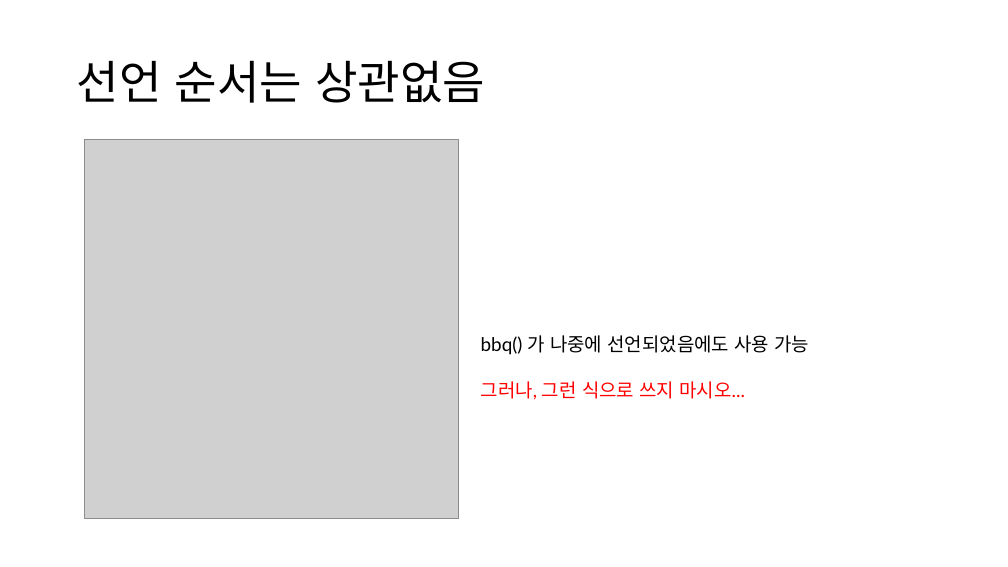
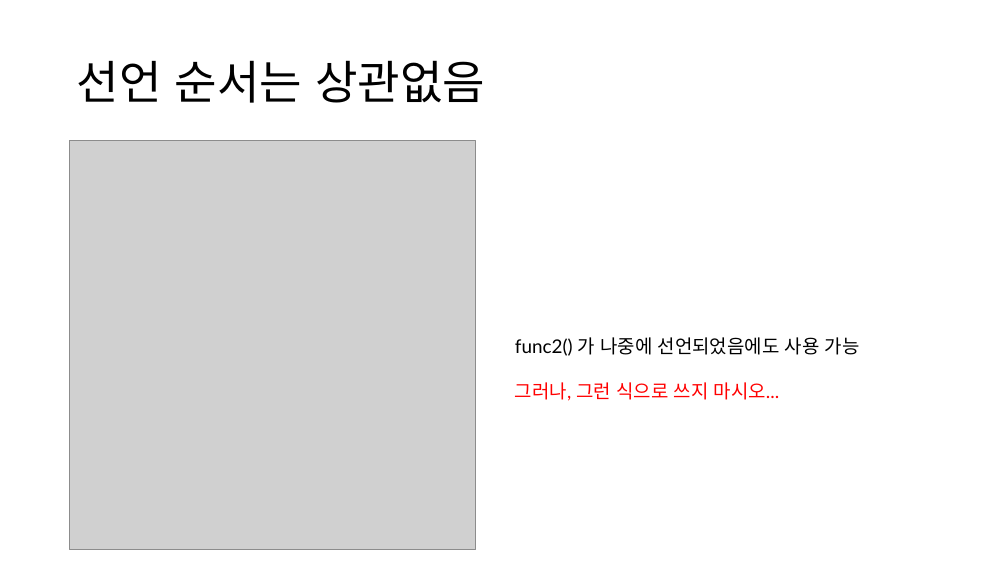
Before and after one commit to assistant-redcap/js-course-for-developer, a slide deck: slide 61 of 코딩 해본 사람이 빠르게 보는 기초 js.pptx. Drawn at 1008x567 pixels with LibreOffice and Linux fonts; fonts in the diff are those of the drawing; grey boxes stand for pictures. Boxes give left, top, right and bottom in pixels: in the first picture for what was removed or moved away, otherwise in the second. Text is boxed around its words. In the diff, an @@ line names an element or a change of style, - is before the commit and + after.

```diff
--- a/코딩 해본 사람이 빠르게 보는 기초 js.pptx
+++ b/코딩 해본 사람이 빠르게 보는 기초 js.pptx
@@ picture: place and size @@
-picture at box(84, 140, 458, 519)
+picture at box(70, 141, 476, 550)
@@ text "func2() 가 나중에 선언되었음에도 사용 ...": place and size @@
-text "func2() 가 나중에 선언되었음에도 사용 ..." at box(481, 335, 810, 400)
+text "func2() 가 나중에 선언되었음에도 사용 ..." at box(515, 337, 860, 401)
@@ text at box(515, 337, 860, 356): text changed @@
-bbq() 가 나중에 선언되었음에도 사용 가능
+func2() 가 나중에 선언되었음에도 사용 가능
```
Also in this commit, not shown: 13 other slides changed, 1 other file.
